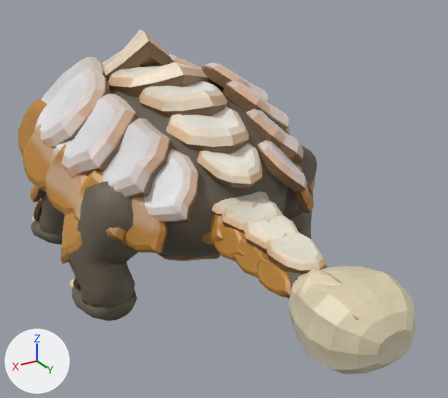
The glTF model assets/creatures_hd/armat_light.glb: old version first, new version second.
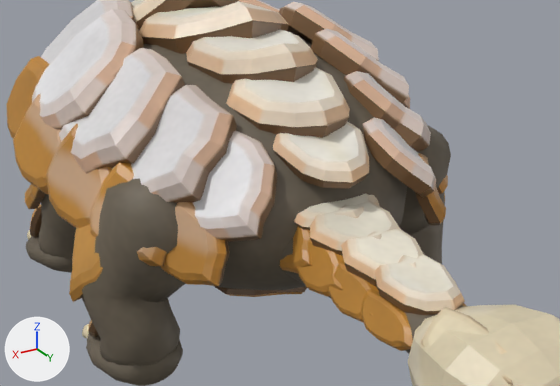
Each version appears first whole from a 50 mm lens placed at (1.15, 2.24, 1.41), pointed at (-0.1, 0.16, 0.37), and next in a close-up on the part from 3% to 87% of the width and 15% to 81% of the height. The lights are fixed; the arrows at lower left show +X, +Y and +Z. The older version's two pictures come first. Vertices at exactly the same position are counted once.

Names of what the first close-up shows: 'SM_Armat'.
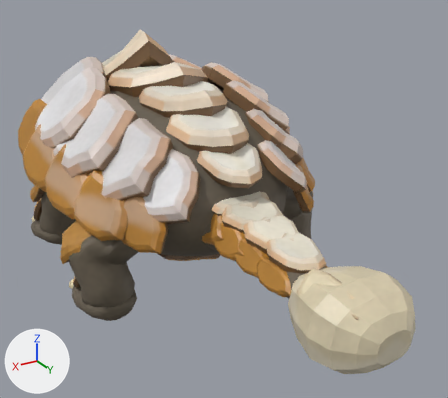
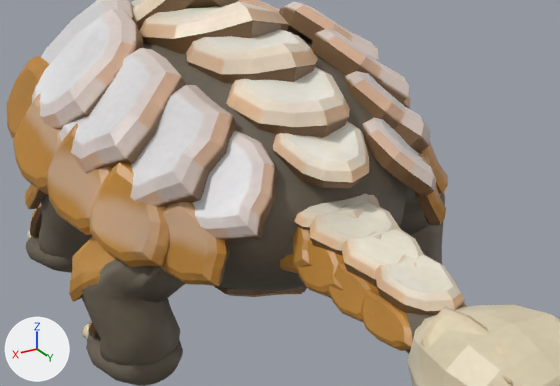
What differs and where, as boxes [x1, y1, x2, y2] in the close-ups (560 x 386 px; the box of a moved part takes in the faces that stretch with it):
```json
{"part": 1, "of": "me_sm_torso", "change": "moved or reshaped", "before": [73, 178, 181, 296], "after": [73, 236, 181, 296]}
{"part": 2, "of": "me_sm_torso", "change": "moved or reshaped", "before": [401, 125, 451, 224], "after": [401, 186, 444, 224]}
```

The change, as JSON lines over the scene's bpy script:
```json
{"block": "me_sm_torso", "where": "me_sm_torso.from_pydata(...)  # 7166 vertices, 13904 faces; spans x -0.61..0.61, y -1.17..1.25, z 0.0..1.01"}
{"block": "me_sm_torso", "where": "# used by ob_sm_armat; location = (0.0, 0.0, 0.0)"}
{"block": "me_sm_torso", "change": "me_sm_torso part 1: 87 of 7166 vertices moved; they spanned x 0.22..0.57, y 0.01..0.34, z 0.35..0.61 and now span x 0.11..0.55, y 0.01..0.34, z 0.35..0.52; mean shift (-0.1, 0.0, -0.04); largest move (0.37, 0.16, 0.61) -> (0.22, 0.16, 0.52)"}
{"block": "me_sm_torso", "change": "me_sm_torso part 2: 87 of 7166 vertices moved; they spanned x -0.56..-0.22, y 0.0..0.34, z 0.35..0.61 and now span x -0.53..-0.11, y 0.0..0.34, z 0.35..0.52; mean shift (0.1, 0.0, -0.04); largest move (-0.38, 0.22, 0.61) -> (-0.24, 0.22, 0.52)"}
```
